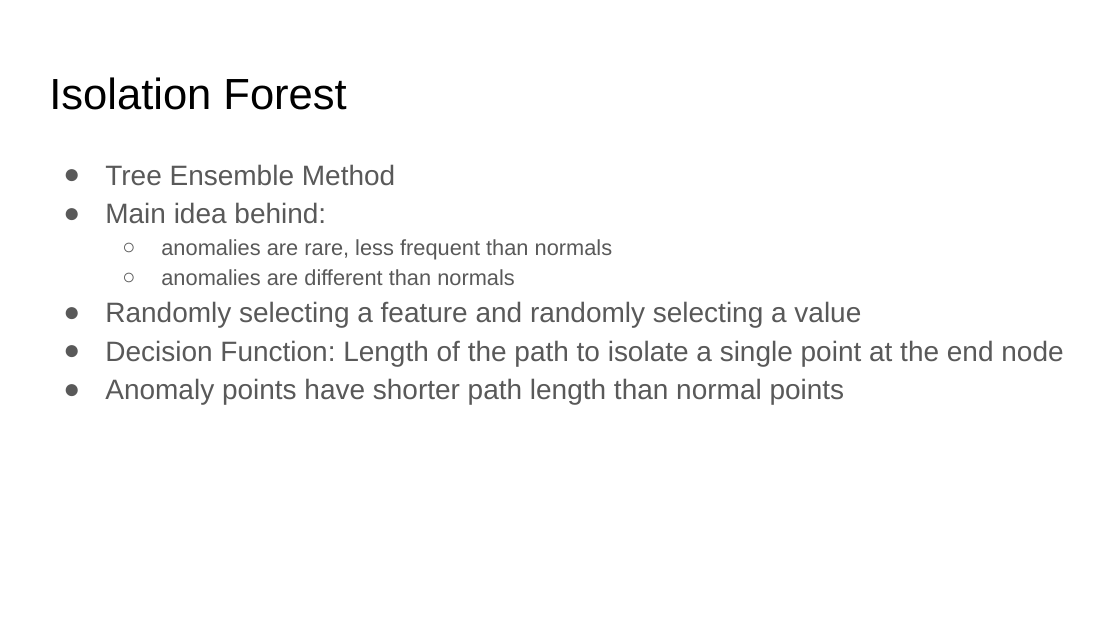
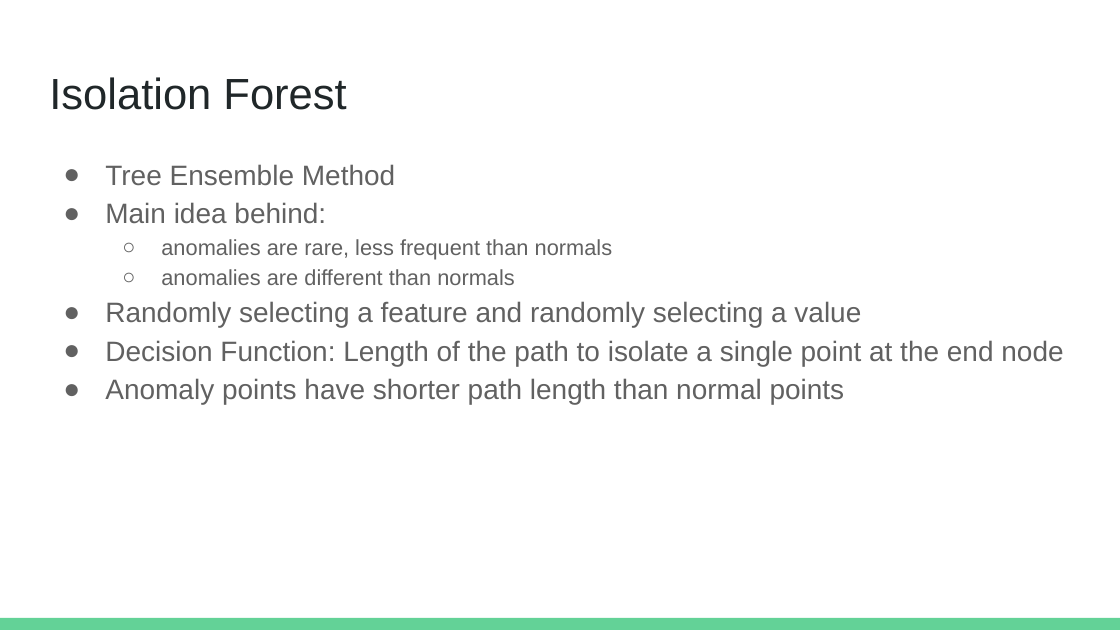
Before and after one commit to rmzn1717/anomaly_detection_project, a slide deck: slide 23 of Unsupervised Anomaly Detection.pptx (slide 4 before the commit). Drawn at 1120x630 pixels with LibreOffice and Linux fonts; fonts in the diff are those of the drawing. Boxes give left, top, right and bottom in pixels: in the first picture for what was removed or moved away, otherwise in the second. Text is boxed around its words. In the diff, an @@ line names an element or a change of style, - is before the commit and + after.

```diff
--- a/Unsupervised Anomaly Detection.pptx
+++ b/Unsupervised Anomaly Detection.pptx
@@ title "Isolation Forest" at (x1=49, y1=77, x2=346, y2=110): text colour #000000 to #202729 @@
@@ rectangle added at (x1=0, y1=618, x2=1120, y2=630), fill #63D297 @@
```
Also in this commit, not shown: 21 other slides changed, 13 slides added, 3 slides removed, 1 other file.
